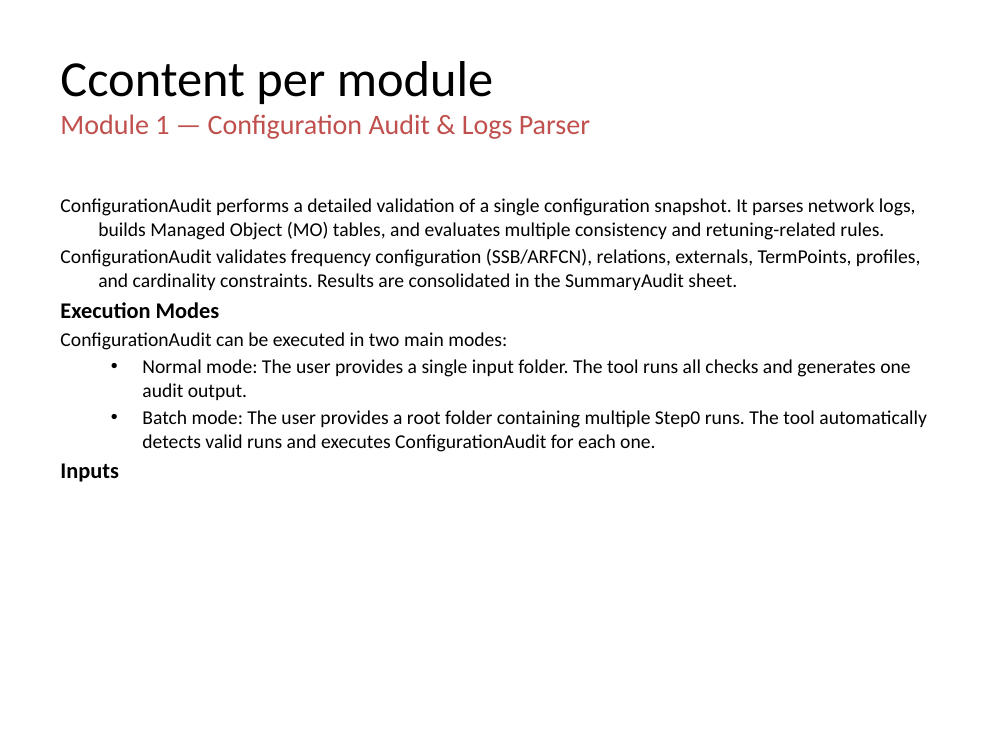
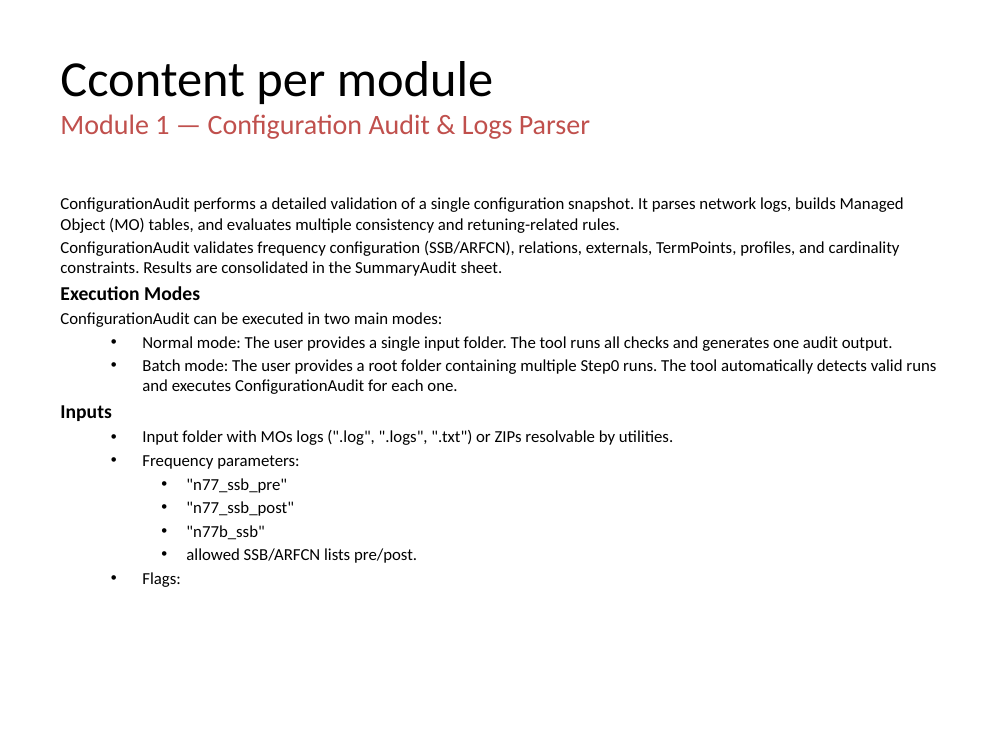
Before and after one commit to jaimetur/SSB_RetuningAutomations, a slide deck: slide 14 of help/User-Guide-SSB-Retuning-Automations-v0.7.4.pptx (slide 17 before the commit). Drawn at 1008x756 pixels with LibreOffice and Linux fonts; fonts in the diff are those of the drawing; background and template pictures are left out. Boxes give left, top, right and bottom in pixels: in the first picture for what was removed or moved away, otherwise in the second. Text is boxed around its words. In the diff, an @@ line names an element or a change of style, - is before the commit and + after.

Commit message:
- Updated Technical User Guide - Refactored tools module names

```diff
--- a/help/User-Guide-SSB-Retuning-Automations-v0.7.4.pptx
+++ b/help/User-Guide-SSB-Retuning-Automations-v0.7.4.pptx
@@ text at (x1=60, y1=197, x2=936, y2=421): size 14 to 12 pt in "ConfigurationAudit performs a detailed validation of a ...", "ConfigurationAudit validates frequency configuration (SSB/AR ...", "ConfigurationAudit can be executed in two main ...", "Normal mode: The user provides a single ..." and 1 more places; size 16 to 14 pt in "Execution Modes", "Inputs"; indent changed @@
@@ text at (x1=142, y1=430, x2=673, y2=587): paragraphs added @@
+  • Input folder with MOs logs (".log", ".logs", ".txt") or ZIPs resolvable by utilities.
+  • Frequency parameters:
+    • "n77_ssb_pre"
+    • "n77_ssb_post"
+    • "n77b_ssb"
+    • allowed SSB/ARFCN lists pre/post.
+  • Flags:
```
Also in this commit, not shown: 55 other slides changed, 8 slides removed, 11 other files.
